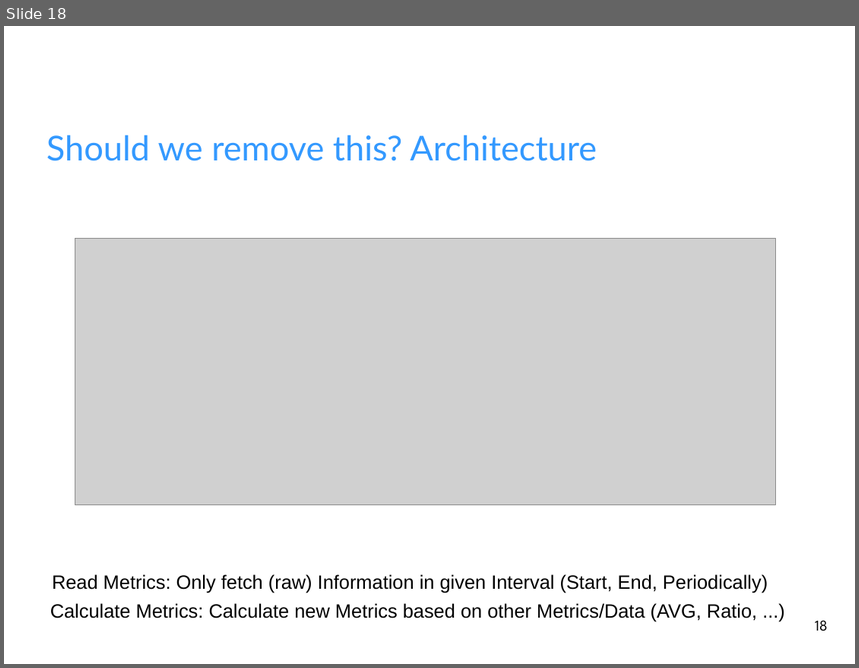
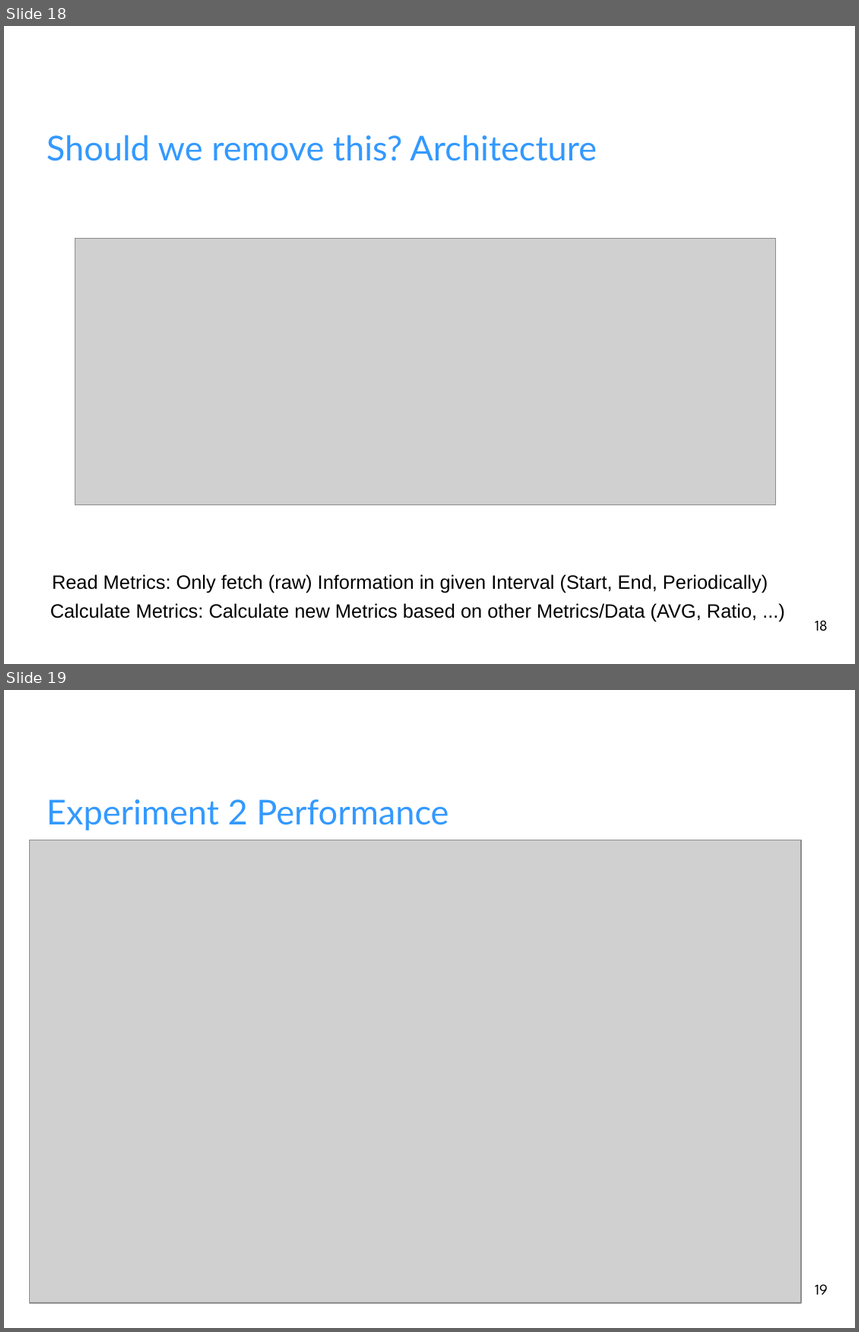
Before and after one commit to fhilprec/HardwareMonitoring, a slide deck: ProjectPresentation.odp. Shown one above the other, each under a label of ours: slide 18 before the commit, slides 18 and 19 after it. The pictures are 859x668 and 859x1332 pixels, drawn with LibreOffice and Linux fonts; fonts in the diff are those of the drawing; grey boxes stand for pictures; background and template pictures are left out. Boxes give left, top, right and bottom in pixels: in the first picture for what was removed or moved away, otherwise in the second. Text is boxed around its words. In the diff, an @@ line names an element or a change of style, - is before the commit and + after.

```diff
--- a/ProjectPresentation.odp
+++ b/ProjectPresentation.odp
@@ slide 19 added at [4,690,855,1328], background picture (left out) @@
@@ title added at [47,799,449,831], 32 pt, text #3399FF @@
+Experiment 2 Performance
@@ picture added at [30,840,802,1303] @@
@@ page number added at [815,1284,828,1295], 14 pt, text #000000 @@
+19
```
